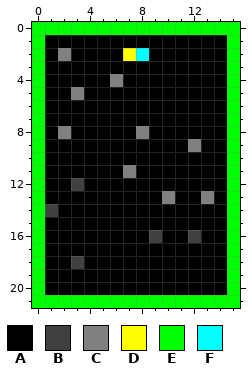
Two versions of one pixel-art sprite, assets/stages/nebula_room.png. Above is the file before it was changed.
The file is 16x22 pixels.
Palette (. is transparent): A #000000  B #404040  C #808080  D #ffff00  E #00ff00  F #00ffff
Pixels before, first column x 0:
 0 EEEEEEEEEEEEEEEE
 1 EAAAAAAAAAAAAAAE
 2 EACAAAADFAAAAAAE
 3 EAAAAAAAAAAAAAAE
 4 EAAAAACAAAAAAAAE
 5 EAACAAAAAAAAAAAE
 6 EAAAAAAAAAAAAAAE
 7 EAAAAAAAAAAAAAAE
 8 EACAAAAACAAAAAAE
 9 EAAAAAAAAAAACAAE
10 EAAAAAAAAAAAAAAE
11 EAAAAAACAAAAAAAE
12 EAABAAAAAAAAAAAE
13 EAAAAAAAAACAACAE
14 EBAAAAAAAAAAAAAE
15 EAAAAAAAAAAAAAAE
16 EAAAAAAAABAABAAE
17 EAAAAAAAAAAAAAAE
18 EAABAAAAAAAAAAAE
19 EAAAAAAAAAAAAAAE
20 EAAAAAAAAAAAAAAE
21 EEEEEEEEEEEEEEEE
The same view after the edit:
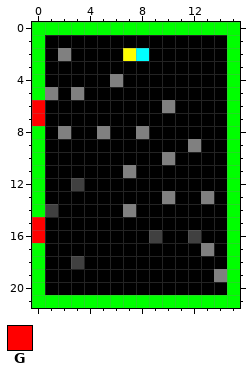
Colours new in this view: G #ff0000
What changed:
{"y":5,"x":1,"old":"A","new":"C"}
{"y":6,"x":0,"old":"E","new":"G"}
{"y":6,"x":10,"old":"A","new":"C"}
{"y":7,"x":0,"old":"E","new":"G"}
{"y":8,"x":5,"old":"A","new":"C"}
{"y":10,"x":10,"old":"A","new":"C"}
{"y":14,"x":7,"old":"A","new":"C"}
{"y":15,"x":0,"old":"E","new":"G"}
{"y":16,"x":0,"old":"E","new":"G"}
{"y":17,"x":13,"old":"A","new":"C"}
{"y":19,"x":14,"old":"A","new":"C"}
